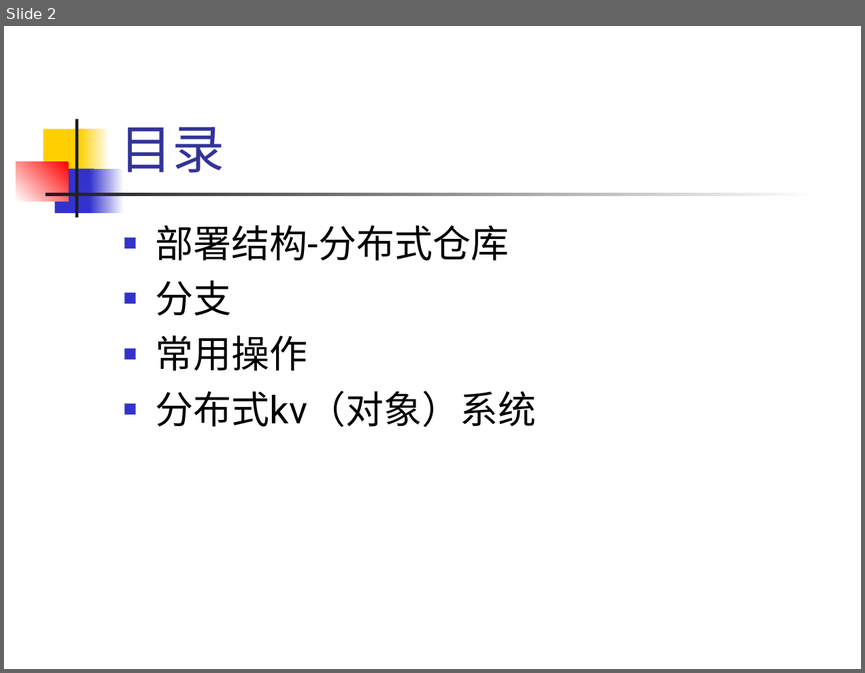
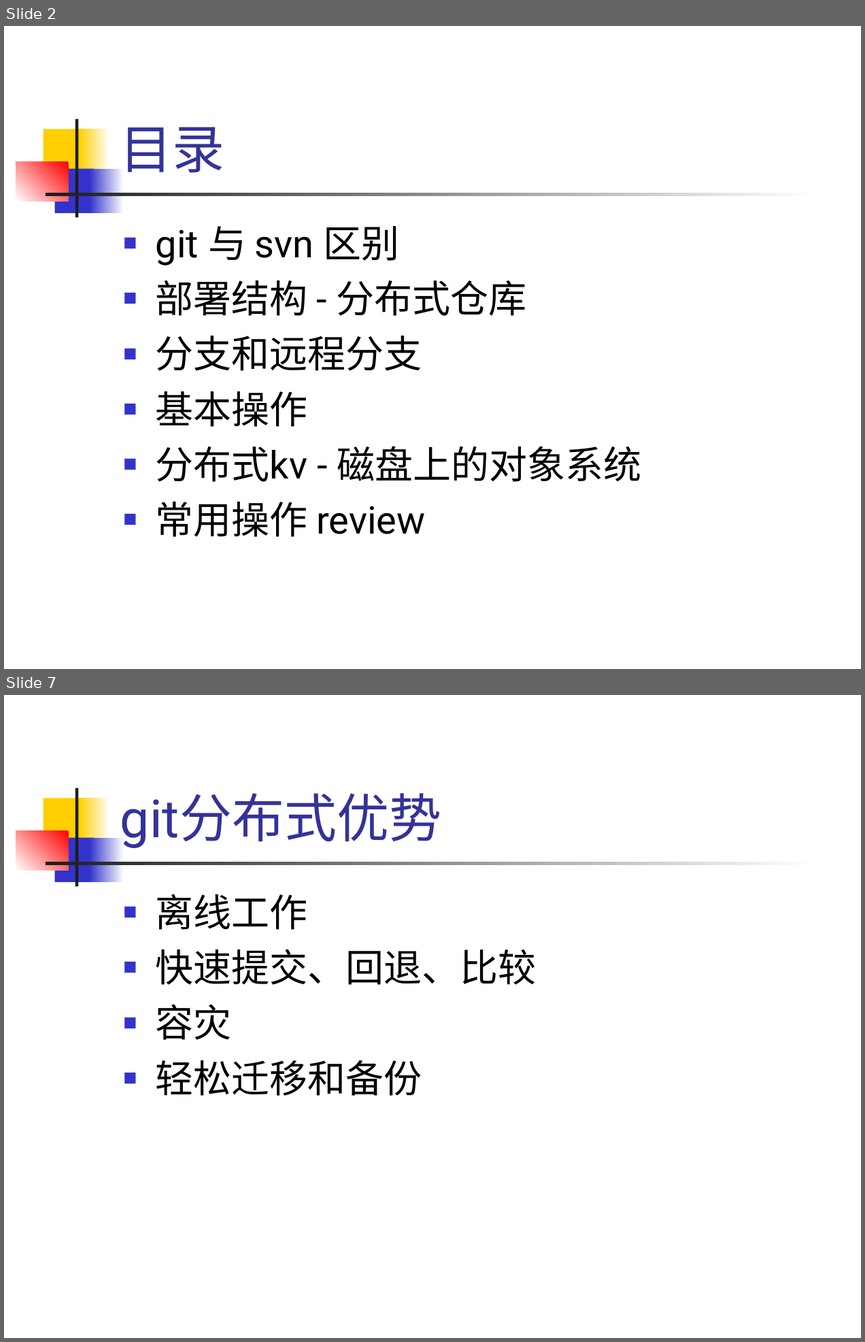
Before and after one commit to hanyong/git-inner-and-use, a slide deck: git-inner-and-use.ppt. Shown one above the other, each under a label of ours: slide 2 before the commit, slides 2 and 7 after it; the slides between them are not shown. The pictures are 865x673 and 865x1342 pixels, drawn with LibreOffice and Linux fonts; fonts in the diff are those of the drawing. Boxes give left, top, right and bottom in pixels: in the first picture for what was removed or moved away, otherwise in the second. Text is boxed around its words. In the diff, an @@ line names an element or a change of style, - is before the commit and + after.

Commit message:
ppt 添加部署结构对比

```diff
--- a/git-inner-and-use.ppt
+++ b/git-inner-and-use.ppt
@@ slide 7 added at <box>4,695,861,1338</box>, background #FFFFFF; not listed: 7 template elements that a slide beside it also shows @@
@@ title added at <box>120,793,441,848</box>, 44 pt, text #333399 @@
+git分布式优势
@@ text added at <box>156,894,536,1096</box>, 32 pt, text #000000 @@
+■ 离线工作
+■ 快速提交、回退、比较
+■ 容灾
+■ 轻松迁移和备份
@@ slide 2 changed as well @@
@@ text at <box>156,226,642,537</box>: text changed @@
-■ 部署结构-分布式仓库
-■ 分支
-■ 常用操作
-■ 分布式kv（对象）系统
+■ git 与 svn 区别
+■ 部署结构 - 分布式仓库
+■ 分支和远程分支
+■ 基本操作
+■ 分布式kv - 磁盘上的对象系统
+■ 常用操作 review
```
Also in this commit, not shown: 2 other slides changed, 4 other slides added, 1 other file.
